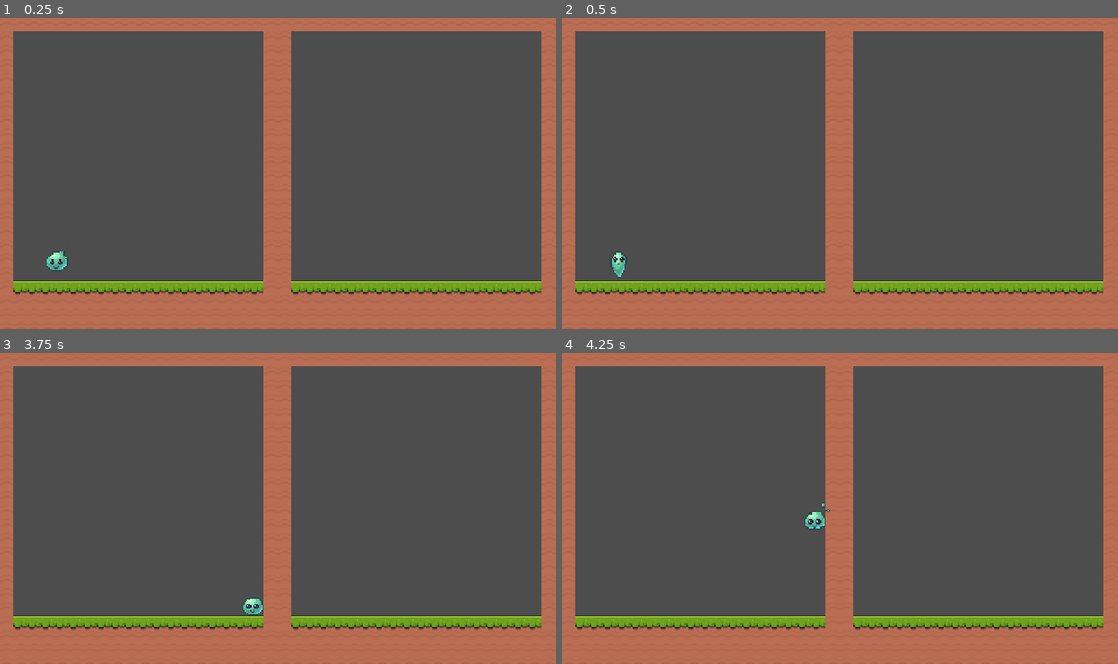
Above: before the commit, frames 1-4 (two rows, left to right).
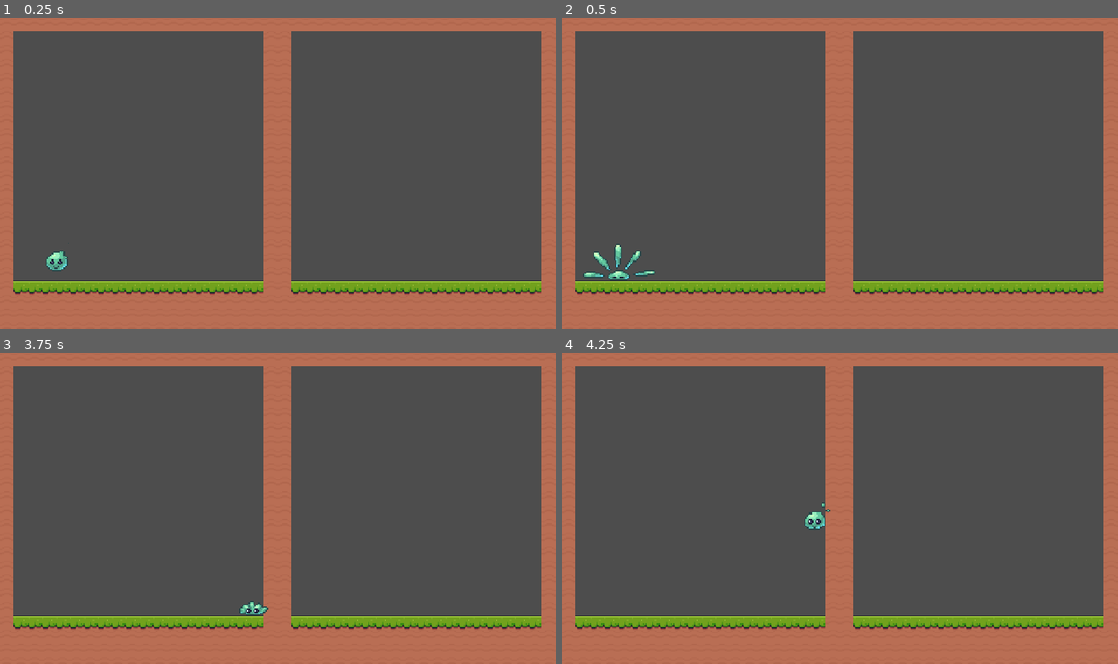
Above: after the commit, the same moments.

Repository: HarriBrown/Bouncy-game
Game: Godot game, scene res://scenes/main.tscn
The game is run twice, just before and just after one commit, with the same random seed, the same clock (stepped at 60 frames per second) and the same inputs.
Inputs:
- Up to frame 1 (0.25 s): no input
- Up to frame 2 (0.5 s): no input
- Up to frame 3 (3.75 s): hold Right (right) 0.53-2.03 s; tap Up (jump) at 0.77, 1.52, 3.02 s; hold A (left) 2.03-2.78 s; hold Right (right) from 2.78 s (still down)
- Up to frame 4 (4.25 s): keep holding Right (right); tap Up (jump) at 3.77 s

Frame 1 is identical in both runs. In frame 2, 0.6% of the frame differs, in the area x 3-17%, y 72-85%; in frame 3, 0.2%; in frame 4, nothing differs.

Commit message:
L

Diff:
--- a/scenes/player.tscn
+++ b/scenes/player.tscn
@@ -77,22 +77,6 @@
 atlas = ExtResource("2_fjrip")
 region = Rect2(320, 0, 64, 64)
 
-[sub_resource type="AtlasTexture" id="AtlasTexture_2wuci"]
-atlas = ExtResource("3_smehm")
-region = Rect2(0, 0, 64, 64)
-
-[sub_resource type="AtlasTexture" id="AtlasTexture_iruf7"]
-atlas = ExtResource("3_smehm")
-region = Rect2(64, 0, 64, 64)
-
-[sub_resource type="AtlasTexture" id="AtlasTexture_j5n4i"]
-atlas = ExtResource("3_smehm")
-region = Rect2(128, 0, 64, 64)
-
-[sub_resource type="AtlasTexture" id="AtlasTexture_634y6"]
-atlas = ExtResource("3_smehm")
-region = Rect2(192, 0, 64, 64)
-
 [sub_resource type="AtlasTexture" id="AtlasTexture_efrwb"]
 atlas = ExtResource("3_smehm")
 region = Rect2(256, 0, 64, 64)
@@ -290,18 +274,6 @@
 "speed": 5.0
 }, {
 "frames": [{
-"duration": 1.0,
-"texture": SubResource("AtlasTexture_2wuci")
-}, {
-"duration": 1.0,
-"texture": SubResource("AtlasTexture_iruf7")
-}, {
-"duration": 1.0,
-"texture": SubResource("AtlasTexture_j5n4i")
-}, {
-"duration": 1.0,
-"texture": SubResource("AtlasTexture_634y6")
-}, {
 "duration": 1.0,
 "texture": SubResource("AtlasTexture_efrwb")
 }, {
@@ -444,7 +416,7 @@
 [node name="AnimatedSprite2D" type="AnimatedSprite2D" parent="." unique_id=455839997]
 texture_filter = 1
 sprite_frames = SubResource("SpriteFrames_71c1q")
-animation = &"Dying"
+animation = &"Jumping down"
 autoplay = "Idle"
 speed_scale = 3.0
 
